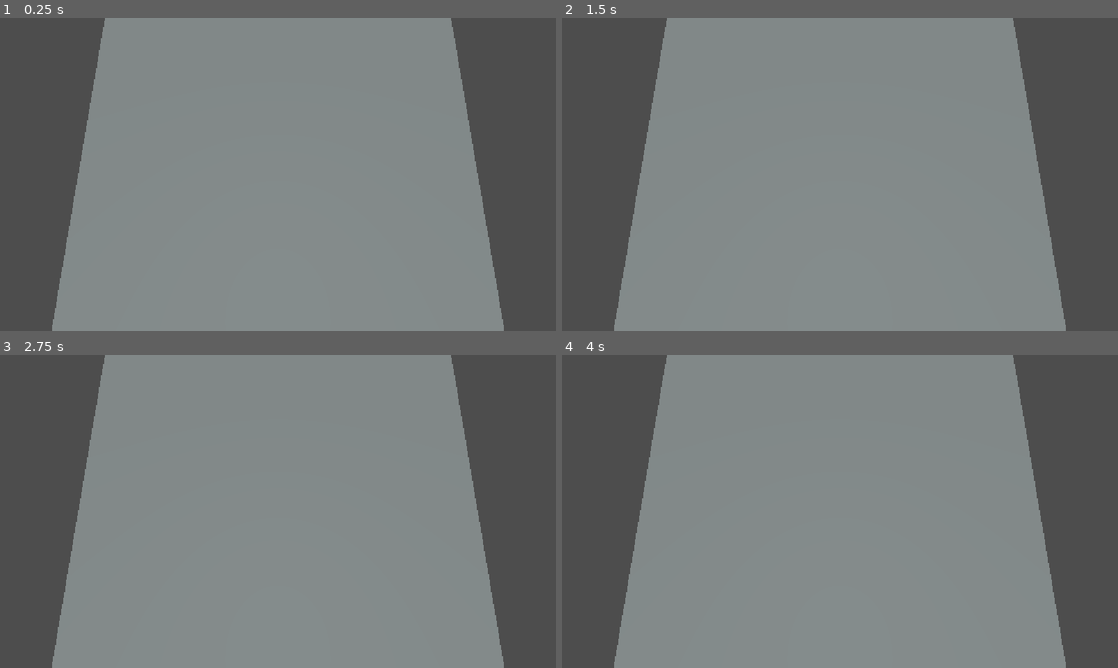
Above: before the commit, frames 1-4 (two rows, left to right).
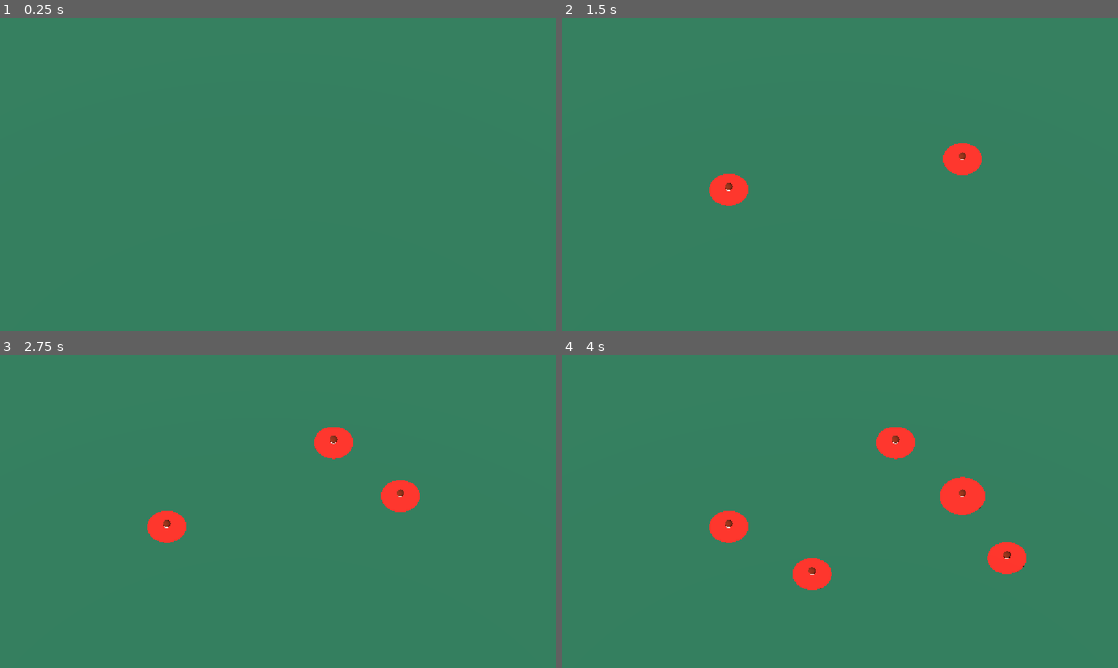
Above: after the commit, the same moments.

Repository: JulietteDestang/CozyFallGameJam2026
Game: Godot game, scene res://Game.tscn
The game is run twice, just before and just after one commit, with the same random seed, the same clock (stepped at 60 frames per second) and the same inputs.
Inputs (mouse positions are in pixels of both pictures, inside the frame that each line leads up to):
- Up to frame 1 (0.25 s): no input
- Up to frame 2 (1.5 s): tap Enter at 0.5 s; move the mouse to (962, 158) at 0.52 s; click (962, 158) at 0.67 s; tap Space at 1.25 s; move the mouse to (728, 190) at 1.27 s; click (728, 190) at 1.42 s
- Up to frame 3 (2.75 s): tap Enter at 2 s; move the mouse to (333, 442) at 2.02 s; click (333, 442) at 2.17 s
- Up to frame 4 (4 s): tap Space at 2.75 s; move the mouse to (812, 574) at 2.77 s; click (812, 574) at 2.92 s; tap Enter at 3.5 s; move the mouse to (1006, 558) at 3.52 s; click (1006, 558) at 3.67 s

The runs differ from the first frame. In frame 1, 100% of the frame differs, in the area x 0-100%, y 0-100%; in frame 2, 100%; in frame 3, 100%; in frame 4, 100%.

Commit message:
[ADD] Can grow mushroom

Diff:
--- a/cozy-gam-jam/Game.tscn
+++ b/cozy-gam-jam/Game.tscn
@@ -2,6 +2,20 @@
 
 [ext_resource type="Script" uid="uid://b436jf8byt3u4" path="res://Scripts/Environment/click_handler.gd" id="1_wbfu4"]
 [ext_resource type="Script" uid="uid://bkmgldsivmfh4" path="res://Scripts/Interactable/ground.gd" id="2_xkndl"]
+
+[sub_resource type="ProceduralSkyMaterial" id="ProceduralSkyMaterial_sb48q"]
+
+[sub_resource type="Sky" id="Sky_u44n3"]
+sky_material = SubResource("ProceduralSkyMaterial_sb48q")
+
+[sub_resource type="Environment" id="Environment_xkndl"]
+background_mode = 2
+sky = SubResource("Sky_u44n3")
+ambient_light_source = 3
+glow_enabled = true
+
+[sub_resource type="StandardMaterial3D" id="StandardMaterial3D_xk8u7"]
+albedo_color = Color(0.13945998, 0.40476263, 0.30641764, 1)
 
 [sub_resource type="PlaneMesh" id="PlaneMesh_6ubv3"]
 
@@ -12,19 +26,25 @@
 script = ExtResource("1_wbfu4")
 
 [node name="WorldEnvironment" type="WorldEnvironment" parent="." unique_id=891392610]
+environment = SubResource("Environment_xkndl")
 
 [node name="DirectionalLight3D" type="DirectionalLight3D" parent="." unique_id=1789698307]
-transform = Transform3D(1, 0, 0, 0, 0.19905533, 0.9799883, 0, -0.9799883, 0.19905533, 0, 3.3491845, 0)
-light_color = Color(0.9490196, 1, 1, 1)
-light_energy = 0.842
+transform = Transform3D(0.70710677, 0.5043442, -0.4956177, 0, 0.70090926, 0.71325046, 0.70710677, -0.5043442, 0.4956177, 0, 3.3491845, 0)
+light_color = Color(0.93871576, 0.81462985, 0.69761086, 1)
+light_energy = 1.2
+shadow_enabled = true
 
 [node name="Camera3D" type="Camera3D" parent="." unique_id=788564181]
-transform = Transform3D(1, 0, 0, 0, 0.17181015, 0.9851301, 0, -0.9851301, 0.17181015, 0, 1.0057678, 0.21000671)
+transform = Transform3D(1, 0, 0, 0, 0.57357645, 0.81915206, 0, -0.81915206, 0.57357645, 0, 7, 0)
+projection = 1
+size = 4.0
 
 [node name="Ground" type="StaticBody3D" parent="." unique_id=1875396292]
+transform = Transform3D(8.125, 0, 0, 0, 8.125, 0, 0, 0, 8.125, 0, 0, -8.521063)
 script = ExtResource("2_xkndl")
 
 [node name="MeshInstance3D" type="MeshInstance3D" parent="Ground" unique_id=1948101880]
+material_override = SubResource("StandardMaterial3D_xk8u7")
 mesh = SubResource("PlaneMesh_6ubv3")
 
 [node name="CollisionShape3D" type="CollisionShape3D" parent="Ground" unique_id=1174448774]
--- a/cozy-gam-jam/Scenes/mushroom_brown.tscn
+++ b/cozy-gam-jam/Scenes/mushroom_brown.tscn
@@ -1,18 +1,45 @@
 [gd_scene format=3 uid="uid://c4j1kj4cxdcat"]
 
 [ext_resource type="Script" uid="uid://uyc3osolov0l" path="res://Scripts/Interactable/mushroom.gd" id="1_gfhr4"]
+[ext_resource type="Script" uid="uid://4oq757a3t6rg" path="res://Scripts/Interactable/growing_radius.gd" id="2_d0wwt"]
+
+[sub_resource type="StandardMaterial3D" id="StandardMaterial3D_jwiey"]
+albedo_color = Color(0.433493, 0.14296654, 0.025011765, 1)
 
 [sub_resource type="SphereMesh" id="SphereMesh_274va"]
 
+[sub_resource type="StandardMaterial3D" id="StandardMaterial3D_274va"]
+
 [sub_resource type="SphereShape3D" id="SphereShape3D_274va"]
+
+[sub_resource type="StandardMaterial3D" id="StandardMaterial3D_uj3h4"]
+transparency = 1
+albedo_color = Color(1, 0, 0, 0.7294118)
+
+[sub_resource type="CylinderMesh" id="CylinderMesh_274va"]
+height = 0.001
 
 [node name="Mushroom" type="StaticBody3D" unique_id=1916214976]
 script = ExtResource("1_gfhr4")
 
-[node name="MeshInstance3D" type="MeshInstance3D" parent="." unique_id=719169820]
-transform = Transform3D(0.1, 0, 0, 0, 0.1, 0, 0, 0, 0.1, 0, 0, 0)
+[node name="MeshMushroom" type="MeshInstance3D" parent="." unique_id=719169820]
+transform = Transform3D(0.1, 0, 0, 0, 0.065, 0, 0, 0, 0.1, 0, 0.07200317, 0)
+material_override = SubResource("StandardMaterial3D_jwiey")
+mesh = SubResource("SphereMesh_274va")
+
+[node name="MeshMushroom" type="MeshInstance3D" parent="MeshMushroom" unique_id=287161097]
+transform = Transform3D(0.643, 0, 0, 0, 0.82, 0, 0, 0, 0.643, 0, -0.72316283, 0)
+material_override = SubResource("StandardMaterial3D_274va")
 mesh = SubResource("SphereMesh_274va")
 
 [node name="CollisionShape3D" type="CollisionShape3D" parent="." unique_id=613135517]
-transform = Transform3D(0.1, 0, 0, 0, 0.1, 0, 0, 0, 0.1, 0, 0, 0)
+transform = Transform3D(0.115, 0, 0, 0, 0.115, 0, 0, 0, 0.115, 0, 0.055010546, 0)
 shape = SubResource("SphereShape3D_274va")
+
+[node name="RadiusIndicator" type="MeshInstance3D" parent="." unique_id=985426676]
+transform = Transform3D(0.1, 0, 0, 0, 0.1, 0, 0, 0, 0.1, 0, 0.002032796, 0)
+material_override = SubResource("StandardMaterial3D_uj3h4")
+mesh = SubResource("CylinderMesh_274va")
+
+[node name="GrowingRadius" type="Node" parent="." unique_id=2096926596]
+script = ExtResource("2_d0wwt")
--- a/cozy-gam-jam/Scenes/mushroom_red.tscn
+++ b/cozy-gam-jam/Scenes/mushroom_red.tscn
@@ -1,6 +1,9 @@
 [gd_scene format=3 uid="uid://ctoo2wrrqouaw"]
 
 [ext_resource type="Script" uid="uid://uyc3osolov0l" path="res://Scripts/Interactable/mushroom.gd" id="1_jwiey"]
+
+[sub_resource type="StandardMaterial3D" id="StandardMaterial3D_xkndl"]
+albedo_color = Color(0.8848981, 0.11278593, 0, 1)
 
 [sub_resource type="SphereMesh" id="SphereMesh_274va"]
 
@@ -11,6 +14,7 @@
 
 [node name="MeshInstance3D" type="MeshInstance3D" parent="." unique_id=719169820]
 transform = Transform3D(0.1, 0, 0, 0, 0.1, 0, 0, 0, 0.1, 0, 0, 0)
+material_override = SubResource("StandardMaterial3D_xkndl")
 mesh = SubResource("SphereMesh_274va")
 
 [node name="CollisionShape3D" type="CollisionShape3D" parent="." unique_id=613135517]
--- a/cozy-gam-jam/Scripts/Environment/click_handler.gd
+++ b/cozy-gam-jam/Scripts/Environment/click_handler.gd
@@ -14,18 +14,11 @@
 		var result = space_state.intersect_ray(query)
 
 		if result:
-			var collider = result.collider
-			_handle_click(collider, result.position)
-		else:
-			print("Clicked empty space")
+			_handle_click(result.collider, result.position)
 
 func _handle_click(collider: Node, world_pos: Vector3) -> void:
 	if collider.is_in_group("interactable"):
-		print("Clicked: ", collider.name)
 		if collider.has_method("interact"):
 			collider.interact()
 	elif collider.is_in_group("ground"):
-		print("Clicked ground at: ", world_pos)
-		# e.g. move camera focus, place something, deselect
-	else:
-		print("Clicked unknown object: ", collider.name)
+		MushroomManager.spawn_mushroom(MushroomManager.selected_mushroom, world_pos, self)
--- /dev/null
+++ b/cozy-gam-jam/Scripts/Interactable/growing_radius.gd
@@ -0,0 +1,32 @@
+extends Node
+class_name GrowingRadius
+
+@export var max_radius: float = 5.0
+@export var growth_step: float = 0.1       # de combien le rayon augmente à chaque palier
+@export var interval_seconds: float = 3.0  # attente entre chaque palier
+@export var indicator_path: NodePath = "../RadiusIndicator"
+
+@onready var radius_indicator: MeshInstance3D = get_node(indicator_path)
+
+var current_radius: float = 0.5
+
+func _ready() -> void:
+	radius_indicator.scale = Vector3(current_radius, 1.0, current_radius)
+	_start_growth_loop()
+
+func _start_growth_loop() -> void:
+	while current_radius < max_radius:
+		await get_tree().create_timer(interval_seconds).timeout
+		current_radius = min(current_radius + growth_step, max_radius)
+		_animate_to_current_radius()
+
+func _animate_to_current_radius() -> void:
+	var tween = create_tween()
+	tween.set_trans(Tween.TRANS_SINE)
+	tween.set_ease(Tween.EASE_OUT)
+	tween.tween_property(
+		radius_indicator,
+		"scale",
+		Vector3(current_radius, 1.0, current_radius),
+		0.5  # durée courte de la transition visuelle entre chaque palier
+	)
Not shown, added: cozy-gam-jam/Scripts/Interactable/growing_radius.gd.uid
